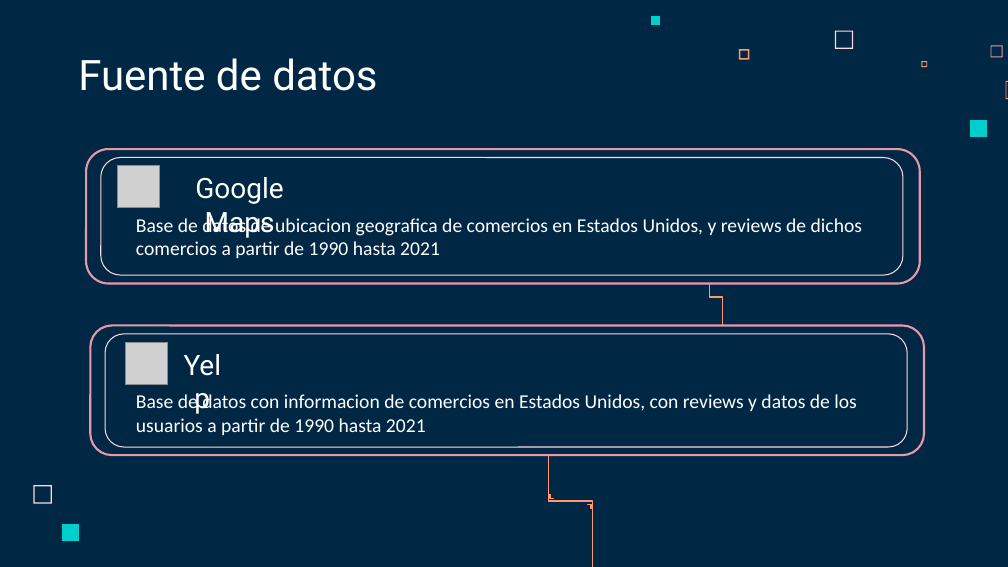
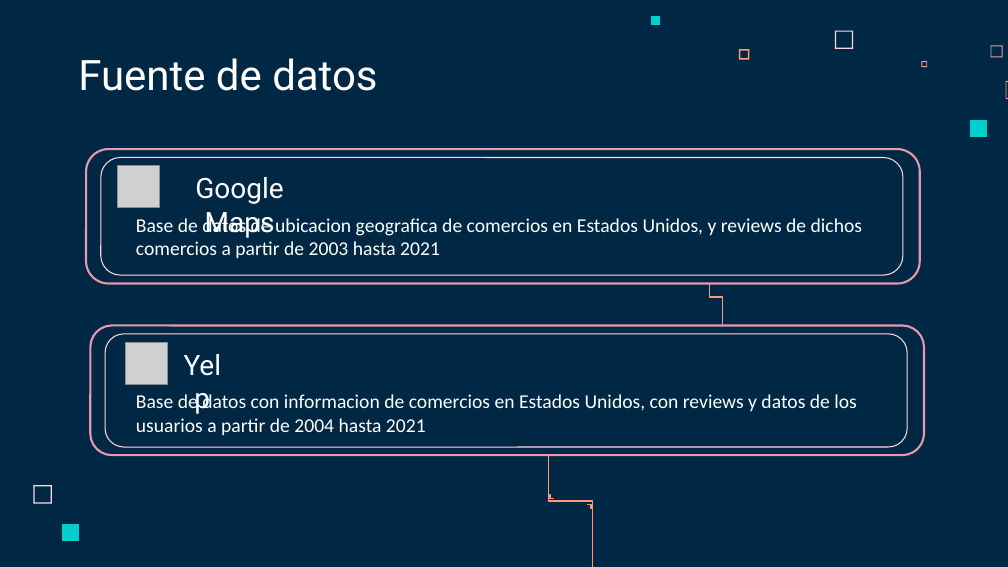
Before and after one commit to volpo/PG_YELP_GOOGLE_MAPS, a slide deck: slide 7 of Presentacion-Demo-1.pptx. Drawn at 1008x567 pixels with LibreOffice and Linux fonts; fonts in the diff are those of the drawing; grey boxes stand for pictures. Boxes give left, top, right and bottom in pixels: in the first picture for what was removed or moved away, otherwise in the second. Text is boxed around its words. In the diff, an @@ line names an element or a change of style, - is before the commit and + after.

Commit message:
Años-Fuentes-de-Datos

```diff
--- a/Presentacion-Demo-1.pptx
+++ b/Presentacion-Demo-1.pptx
@@ text at [136,215,862,258]: text changed @@
-Base de datos de ubicacion geografica de comercios en Estados Unidos, y reviews de dichos comercios a partir de 1990 hasta 2021
+Base de datos de ubicacion geografica de comercios en Estados Unidos, y reviews de dichos comercios a partir de 2003 hasta 2021
@@ text at [136,393,857,435]: text changed @@
-Base de datos con informacion de comercios en Estados Unidos, con reviews y datos de los usuarios a partir de 1990 hasta 2021
+Base de datos con informacion de comercios en Estados Unidos, con reviews y datos de los usuarios a partir de 2004 hasta 2021
```
